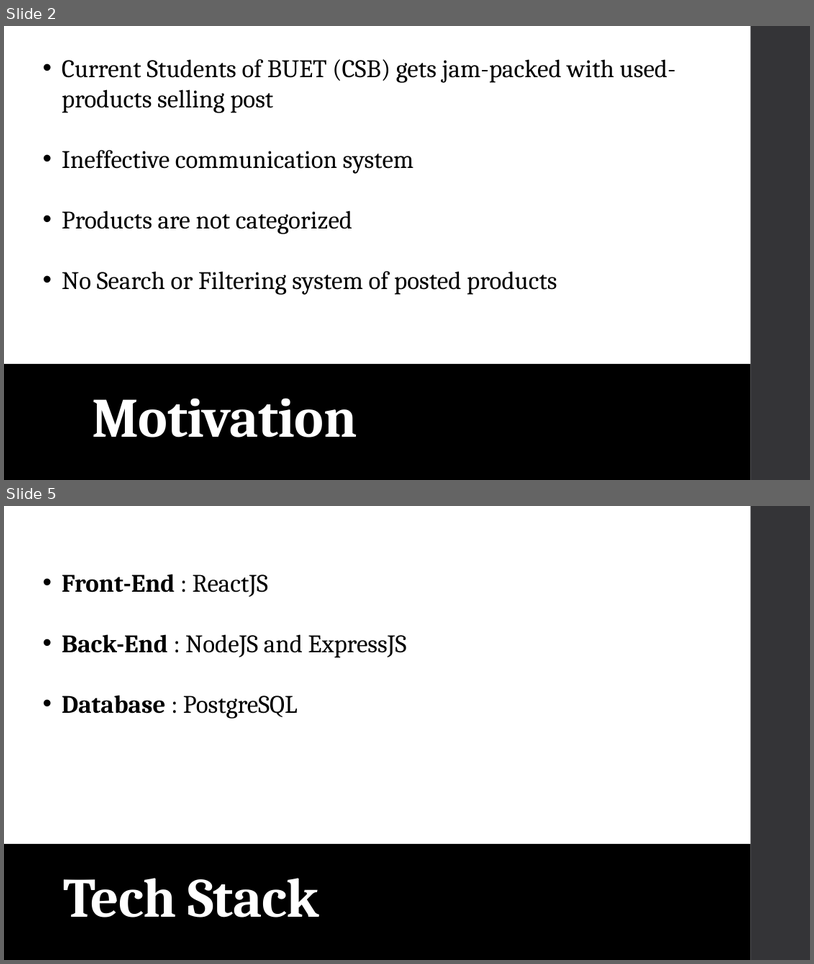
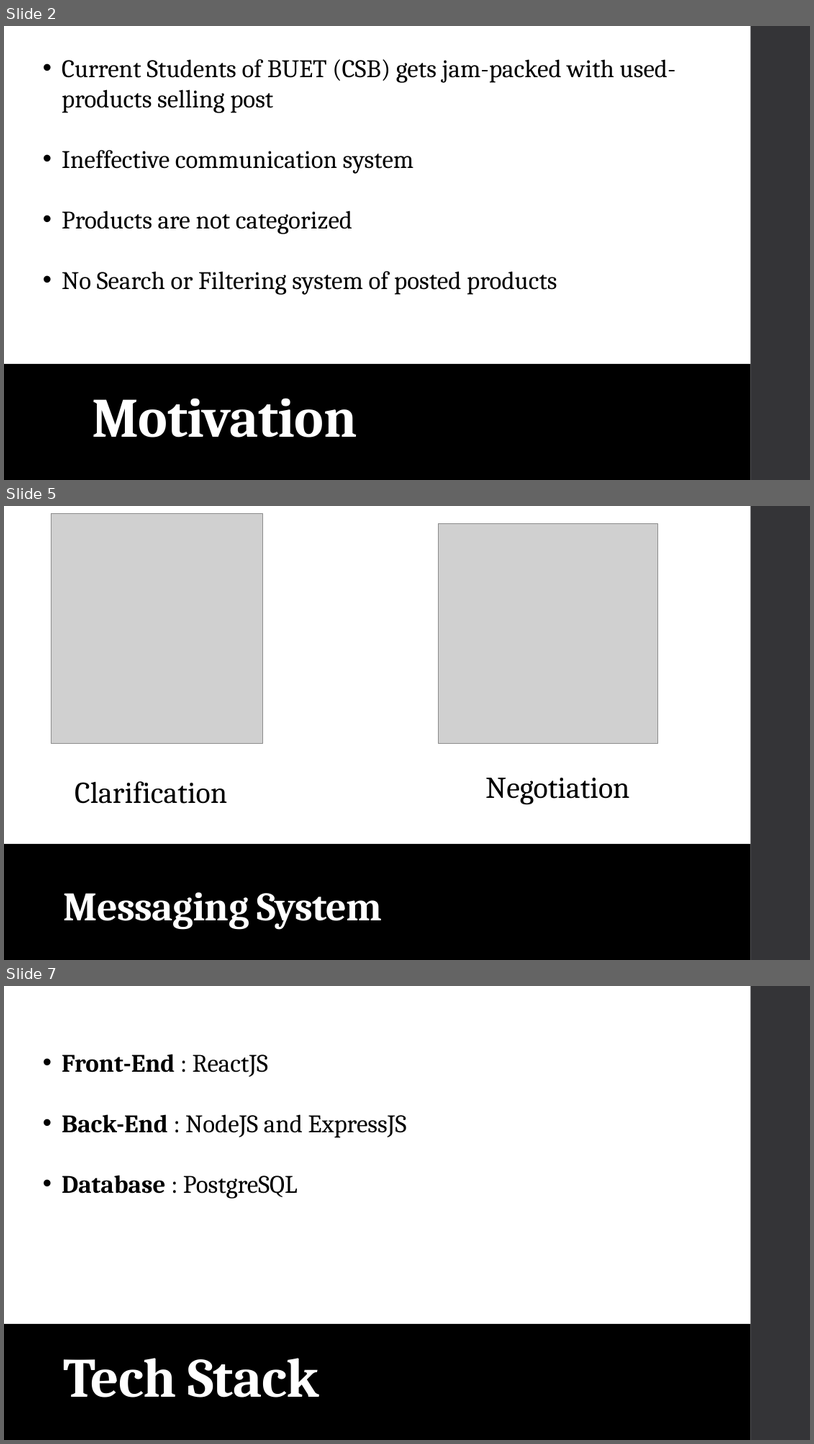
Before and after one commit to arifinnasif/TradeSpace, a slide deck: Project Scope/TradeSpace- Project scope.pptx. Shown one above the other, each under a label of ours: slides 2 and 5 before the commit, slides 2, 5 and 7 after it; the slides between them are not shown. The pictures are 814x964 and 814x1444 pixels, drawn with LibreOffice and Linux fonts; fonts in the diff are those of the drawing; grey boxes stand for pictures. Boxes give left, top, right and bottom in pixels: in the first picture for what was removed or moved away, otherwise in the second. Text is boxed around its words. In the diff, an @@ line names an element or a change of style, - is before the commit and + after.

```diff
--- a/Project Scope/TradeSpace- Project scope.pptx
+++ b/Project Scope/TradeSpace- Project scope.pptx
@@ slide 5 added at [4, 506, 810, 960], background #FFFFFF; not listed: 2 template elements that a slide beside it also shows @@
@@ picture added at [52, 514, 263, 743] @@
@@ picture added at [438, 523, 658, 743] @@
@@ rounded rectangle added at [52, 761, 252, 821], fill #FFFFFF, outline #FFFFFF 0.75 pt, 36 pt, text #000000 @@
+Clarification
@@ rounded rectangle added at [458, 756, 658, 816], fill #FFFFFF, outline #FFFFFF 0.75 pt, 36 pt, text #000000 @@
+Negotiation
@@ title added at [63, 892, 383, 929], 48 pt, text #FFFFFF, bold @@
+Messaging System
@@ what was slide 5 is now slide 7 @@
```
Also in this commit, not shown: 3 other slides added, 2 slides removed.
